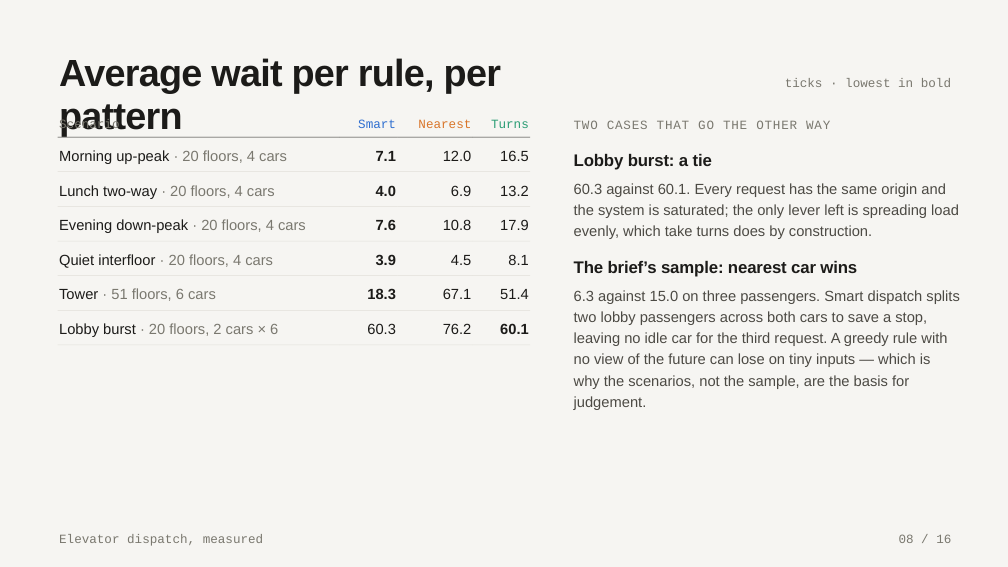
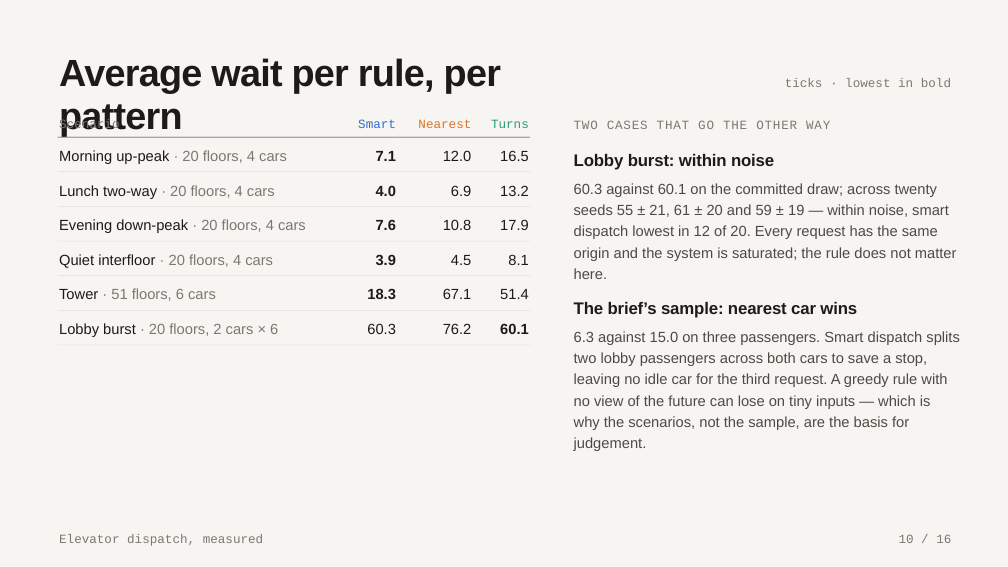
Before and after one commit to samuelgregorovic/elevator-dispatch-sim, a slide deck: slide 10 of docs/presentation/elevator-dispatch.pptx (slide 8 before the commit). Drawn at 1008x567 pixels with LibreOffice and Linux fonts; fonts in the diff are those of the drawing. Boxes give left, top, right and bottom in pixels: in the first picture for what was removed or moved away, otherwise in the second. Text is boxed around its words. In the diff, an @@ line names an element or a change of style, - is before the commit and + after.

```diff
--- a/docs/presentation/elevator-dispatch.pptx
+++ b/docs/presentation/elevator-dispatch.pptx
@@ text at [574, 154, 774, 170]: text changed @@
-Lobby burst: a tie
+Lobby burst: within noise
@@ text at [574, 183, 957, 279]: text changed @@
-60.3 against 60.1. Every request has the same origin and the system is saturated; the only lever left is spreading load evenly, which take turns does by construction.
+60.3 against 60.1 on the committed draw; across twenty seeds 55 ± 21, 61 ± 20 and 59 ± 19 — within noise, smart dispatch lowest in 12 of 20. Every request has the same origin and the system is saturated; the rule does not matter here.
@@ text "The brief’s sample: nearest car ...": place and size @@
-text "The brief’s sample: nearest car ..." at [574, 261, 857, 277]
+text "The brief’s sample: nearest car ..." at [574, 302, 857, 318]
@@ text "6.3 against 15.0 on three ...": place and size @@
-text "6.3 against 15.0 on three ..." at [574, 290, 959, 389]
+text "6.3 against 15.0 on three ..." at [574, 331, 959, 430]
@@ text at [899, 534, 951, 543]: text changed @@
-08 / 16
+10 / 16
```
Also in this commit, not shown: 9 other slides changed, 1 slide added, 1 slide removed, 22 other files.
